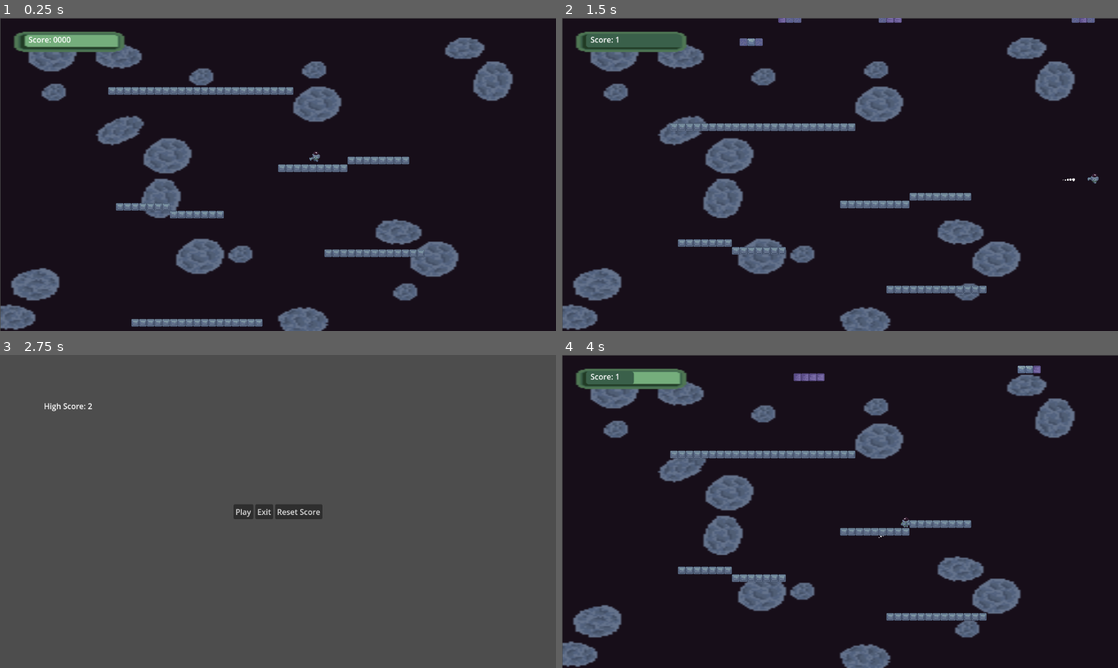
Above: before the commit, frames 1-4 (two rows, left to right).
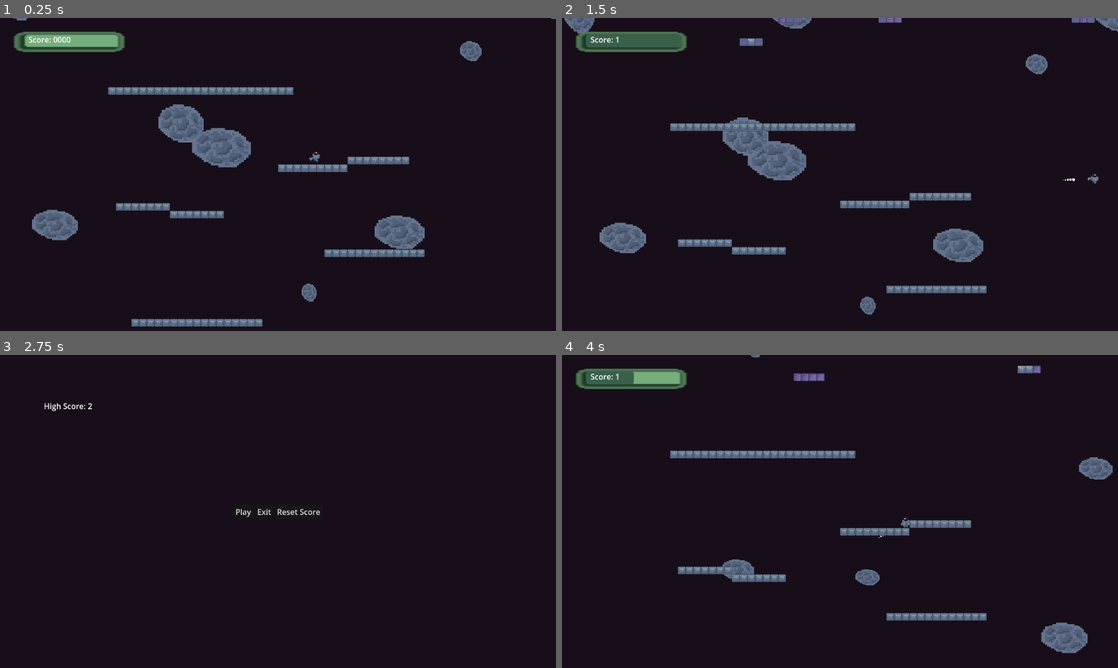
Above: after the commit, the same moments.

Repository: ScoreSpaceGameJam-SpaceGame/SpaceGame
Game: Godot game, scene res://levels/main_level/main_level.tscn
The game is run twice, just before and just after one commit, with the same random seed, the same clock (stepped at 60 frames per second) and the same inputs. Sound files missing from this copy of the repository are replaced by a short silence.
Inputs (mouse positions are in pixels of both pictures, inside the frame that each line leads up to):
- Up to frame 1 (0.25 s): no input
- Up to frame 2 (1.5 s): move the mouse to (962, 158) at 0.52 s; hold D (MoveRight) from 0.53 s (still down); click (962, 158) at 0.6 s; move the mouse to (728, 190) at 1.27 s; tap Space (Teleport) at 1.35 s
- Up to frame 3 (2.75 s): move the mouse to (333, 442) at 2.02 s; release D (MoveRight) at 2.03 s; hold A (MoveLeft) from 2.03 s (still down); click (333, 442) at 2.1 s
- Up to frame 4 (4 s): release A (MoveLeft) at 2.75 s; click "Play" at 2.75 s; move the mouse to (812, 574) at 3.52 s; hold D (MoveRight) from 3.53 s (still down); tap Space (Teleport) at 3.6 s

The runs differ from the first frame. In frame 1, 12% of the frame differs, in the area x 0-100%, y 0-100%; in frame 2, 12%; in frame 3, 100%; in frame 4, 11%.

Commit message:
Scrolling astroids now added

Diff:
--- /dev/null
+++ b/levels/main_level/Astroid.tscn
@@ -0,0 +1,62 @@
+[gd_scene load_steps=3 format=3 uid="uid://btabuqbe7l5ad"]
+
+[ext_resource type="Texture2D" uid="uid://dxtmdmfr5gseg" path="res://levels/main_level/sprite_assets/space_rock.png" id="1_ghhlt"]
+
+[sub_resource type="GDScript" id="GDScript_p53np"]
+resource_name = "astroid"
+script/source = "extends ParallaxLayer
+
+const START_SCROLL_SPEED: float = .1
+const START_SCROLL_OFFSET: float = -40
+const ACCELERATION_RATE: float = .3
+const MAX_SCROLL_POSITION: float = 100
+
+var scroll_speed: float
+var right_speed: float
+
+# Called when the node enters the scene tree for the first time.
+func _ready() -> void:
+	# Set up starting values
+	motion_offset.x = RandomNumberGenerator.new().randf_range(-100, get_viewport_rect().size.x + 100)
+	motion_offset.y = START_SCROLL_OFFSET
+	scroll_speed = START_SCROLL_SPEED
+	right_speed = RandomNumberGenerator.new().randf_range(-.2, .2)
+
+
+	# Make the sprite unique
+	var x = RandomNumberGenerator.new().randf_range(0, 5)
+	var y = RandomNumberGenerator.new().randf_range(0, 5)
+	var min = min(x, y)
+	var max = max(x, y)
+
+	# Make sure the astroid looks normal by having a good ratio of heigh and width
+	if min/max < .75:
+		min = .75 * max
+
+	# Randomize whether heigh is min or max and vice versa for width
+	$Sprite.scale = Vector2(min, max) if RandomNumberGenerator.new().randi_range(0, 1) else Vector2(max, min)
+
+
+# Called every frame. 'delta' is the elapsed time since the previous frame.
+func _process(delta: float) -> void:
+
+	# \"Fall\" based off scroll speed
+	motion_offset.y += scroll_speed
+	scroll_speed += ACCELERATION_RATE * delta
+
+	# Get close to the center of the gravitational pull
+
+	motion_offset.x += right_speed
+
+	# If the astroid is too far down delete
+	if motion_offset.y > get_viewport_rect().size.y + 200:
+		queue_free()
+"
+
+[node name="Astroid" type="ParallaxLayer"]
+script = SubResource("GDScript_p53np")
+
+[node name="Sprite" type="Sprite2D" parent="."]
+texture_filter = 1
+position = Vector2(6.84106, 6.34049)
+texture = ExtResource("1_ghhlt")
--- a/levels/main_level/main_level.gd
+++ b/levels/main_level/main_level.gd
@@ -74,6 +74,13 @@
 
 	$ScoreTimer.start()
 
+func _on_spawn_astroid() -> void:
+	var new_astroid = load("res://levels/main_level/Astroid.tscn").instantiate()
+	$CanvasLayer/ParallaxBackground.add_child(new_astroid)
+
+	$AstroidSpawnTimer.wait_time = RandomNumberGenerator.new().randf_range(0, 2)
+	$AstroidSpawnTimer.start()
+
 
 func _on_player_death_body_entered(body: Node2D) -> void:
 	if "Player" not in body.get_groups():
--- a/levels/main_level/main_level.tscn
+++ b/levels/main_level/main_level.tscn
@@ -4,8 +4,8 @@
 [ext_resource type="PackedScene" uid="uid://domnmo2ft2frd" path="res://characters/player/player.tscn" id="2_cjvwa"]
 [ext_resource type="TileSet" uid="uid://qprgehqdwpm2" path="res://levels/main_level/map_tileset.tres" id="3_b03ey"]
 [ext_resource type="AudioStream" uid="uid://dtji5ehw3sg5s" path="res://levels/main_level/Inevitable Force.wav" id="3_yrvgj"]
-[ext_resource type="Texture2D" uid="uid://boud6tci7v2sb" path="res://levels/main_level/placeholder-background.png" id="4_3mcrr"]
 [ext_resource type="Texture2D" uid="uid://dxic68s0fci4r" path="res://characters/player/sprite_assets/score_background.png" id="5_xensf"]
+[ext_resource type="PackedScene" uid="uid://btabuqbe7l5ad" path="res://levels/main_level/Astroid.tscn" id="6_5md4j"]
 
 [sub_resource type="RectangleShape2D" id="RectangleShape2D_n7nil"]
 size = Vector2(7.42501, 2099.21)
@@ -39,6 +39,44 @@
 [node name="MainLevel" type="Node2D"]
 script = ExtResource("1_dvjk0")
 
+[node name="Boundaries" type="Node" parent="."]
+
+[node name="RightBounds" type="StaticBody2D" parent="Boundaries"]
+collision_layer = 3
+collision_mask = 3
+
+[node name="CollisionShape2D" type="CollisionShape2D" parent="Boundaries/RightBounds"]
+position = Vector2(1155.95, -401.48)
+shape = SubResource("RectangleShape2D_n7nil")
+
+[node name="LeftBounds" type="StaticBody2D" parent="Boundaries"]
+collision_layer = 3
+collision_mask = 3
+
+[node name="CollisionShape2D" type="CollisionShape2D" parent="Boundaries/LeftBounds"]
+position = Vector2(-10.9034, -393.292)
+shape = SubResource("RectangleShape2D_3auv8")
+
+[node name="TopBounds" type="StaticBody2D" parent="Boundaries"]
+collision_layer = 2
+collision_mask = 2
+
+[node name="CollisionShape2D" type="CollisionShape2D" parent="Boundaries/TopBounds"]
+position = Vector2(575.94, -11.4731)
+shape = SubResource("RectangleShape2D_ijkol")
+
+[node name="PlayerDeath" type="Area2D" parent="Boundaries"]
+
+[node name="CollisionShape2D" type="CollisionShape2D" parent="Boundaries/PlayerDeath"]
+position = Vector2(575.726, 662.595)
+shape = SubResource("RectangleShape2D_g51pk")
+
+[node name="TileMapDeath" type="Area2D" parent="Boundaries"]
+
+[node name="CollisionShape2D" type="CollisionShape2D" parent="Boundaries/TileMapDeath"]
+position = Vector2(577.391, 1400)
+shape = SubResource("RectangleShape2D_pyoiy")
+
 [node name="Player" parent="." instance=ExtResource("2_cjvwa")]
 position = Vector2(654.098, 258.616)
 
@@ -55,43 +93,10 @@
 stream = ExtResource("3_yrvgj")
 autoplay = true
 
-[node name="RightBounds" type="StaticBody2D" parent="."]
-collision_layer = 3
-collision_mask = 3
+[node name="ScoreTimer" type="Timer" parent="."]
+autostart = true
 
-[node name="CollisionShape2D" type="CollisionShape2D" parent="RightBounds"]
-position = Vector2(1155.95, -401.48)
-shape = SubResource("RectangleShape2D_n7nil")
-
-[node name="LeftBounds" type="StaticBody2D" parent="."]
-collision_layer = 3
-collision_mask = 3
-
-[node name="CollisionShape2D" type="CollisionShape2D" parent="LeftBounds"]
-position = Vector2(-10.9034, -393.292)
-shape = SubResource("RectangleShape2D_3auv8")
-
-[node name="TopBounds" type="StaticBody2D" parent="."]
-collision_layer = 2
-collision_mask = 2
-
-[node name="CollisionShape2D" type="CollisionShape2D" parent="TopBounds"]
-position = Vector2(575.94, -11.4731)
-shape = SubResource("RectangleShape2D_ijkol")
-
-[node name="PlayerDeath" type="Area2D" parent="."]
-
-[node name="CollisionShape2D" type="CollisionShape2D" parent="PlayerDeath"]
-position = Vector2(575.726, 662.595)
-shape = SubResource("RectangleShape2D_g51pk")
-
-[node name="TileMapDeath" type="Area2D" parent="."]
-
-[node name="CollisionShape2D" type="CollisionShape2D" parent="TileMapDeath"]
-position = Vector2(577.391, 1400)
-shape = SubResource("RectangleShape2D_pyoiy")
-
-[node name="ScoreTimer" type="Timer" parent="."]
+[node name="AstroidSpawnTimer" type="Timer" parent="."]
 autostart = true
 
 [node name="CanvasLayer" type="CanvasLayer" parent="."]
@@ -121,14 +126,37 @@
 offset_bottom = 22.1591
 text = "Score: 0000"
 
-[node name="Sprite2D" type="Sprite2D" parent="."]
-z_index = -99
-position = Vector2(576.535, 324.339)
-rotation = 1.5708
-scale = Vector2(2.89109, 4.49503)
-texture = ExtResource("4_3mcrr")
-metadata/_edit_lock_ = true
+[node name="ParallaxBackground" type="ParallaxBackground" parent="CanvasLayer"]
+scroll_offset = Vector2(0, 100)
+scroll_ignore_camera_zoom = true
 
-[connection signal="body_entered" from="PlayerDeath" to="." method="_on_player_death_body_entered"]
-[connection signal="body_entered" from="TileMapDeath" to="." method="_on_tile_map_death_body_entered"]
+[node name="Astroid" parent="CanvasLayer/ParallaxBackground" instance=ExtResource("6_5md4j")]
+
+[node name="Astroid2" parent="CanvasLayer/ParallaxBackground" instance=ExtResource("6_5md4j")]
+position = Vector2(0, 100)
+
+[node name="Astroid3" parent="CanvasLayer/ParallaxBackground" instance=ExtResource("6_5md4j")]
+position = Vector2(0, 600)
+
+[node name="Astroid4" parent="CanvasLayer/ParallaxBackground" instance=ExtResource("6_5md4j")]
+position = Vector2(0, 460)
+
+[node name="Astroid5" parent="CanvasLayer/ParallaxBackground" instance=ExtResource("6_5md4j")]
+motion_offset = Vector2(0, 350)
+
+[node name="Astroid6" parent="CanvasLayer/ParallaxBackground" instance=ExtResource("6_5md4j")]
+position = Vector2(0, 300)
+
+[node name="Astroid7" parent="CanvasLayer/ParallaxBackground" instance=ExtResource("6_5md4j")]
+position = Vector2(0, 250)
+
+[node name="Astroid8" parent="CanvasLayer/ParallaxBackground" instance=ExtResource("6_5md4j")]
+motion_offset = Vector2(0, 250)
+
+[node name="Astroid9" parent="CanvasLayer/ParallaxBackground" instance=ExtResource("6_5md4j")]
+position = Vector2(0, 475)
+
+[connection signal="body_entered" from="Boundaries/PlayerDeath" to="." method="_on_player_death_body_entered"]
+[connection signal="body_entered" from="Boundaries/TileMapDeath" to="." method="_on_tile_map_death_body_entered"]
 [connection signal="timeout" from="ScoreTimer" to="." method="_on_update_score"]
+[connection signal="timeout" from="AstroidSpawnTimer" to="." method="_on_spawn_astroid"]
--- a/levels/main_level/map_tileset.tres
+++ b/levels/main_level/map_tileset.tres
@@ -1,9 +1,9 @@
 [gd_resource type="TileSet" load_steps=3 format=3 uid="uid://qprgehqdwpm2"]
 
-[ext_resource type="Texture2D" uid="uid://dbs7kj1k143bn" path="res://levels/main_level/tileset-sheet.png" id="1_2v633"]
+[ext_resource type="Texture2D" uid="uid://dbs7kj1k143bn" path="res://levels/main_level/sprite_assets/tileset-sheet.png" id="1_bkdgq"]
 
 [sub_resource type="TileSetAtlasSource" id="TileSetAtlasSource_r03i7"]
-texture = ExtResource("1_2v633")
+texture = ExtResource("1_bkdgq")
 0:0/0 = 0
 0:0/0/physics_layer_0/polygon_0/points = PackedVector2Array(8, 8, 8, -8, -8, -8, -8, 8)
 1:0/0 = 0
--- a/project.godot
+++ b/project.godot
@@ -68,3 +68,7 @@
 "events": [Object(InputEventKey,"resource_local_to_scene":false,"resource_name":"","device":-1,"window_id":0,"alt_press …(191 unchanged characters)…
 ]
 }
+
+[rendering]
+
+environment/defaults/default_clear_color=Color(0.0901961, 0.054902, 0.0980392, 1)
Renamed: levels/main_level/placeholder-background.png -> levels/main_level/sprite_assets/placeholder-background.png
Not shown, changed: levels/main_level/sprite_assets/placeholder-background.png.import
Binary file added: levels/main_level/sprite_assets/space_rock.png
Not shown, added: levels/main_level/sprite_assets/space_rock.png.import
Renamed: levels/main_level/tileset-sheet.png -> levels/main_level/sprite_assets/tileset-sheet.png
Not shown, changed: levels/main_level/sprite_assets/tileset-sheet.png.import
